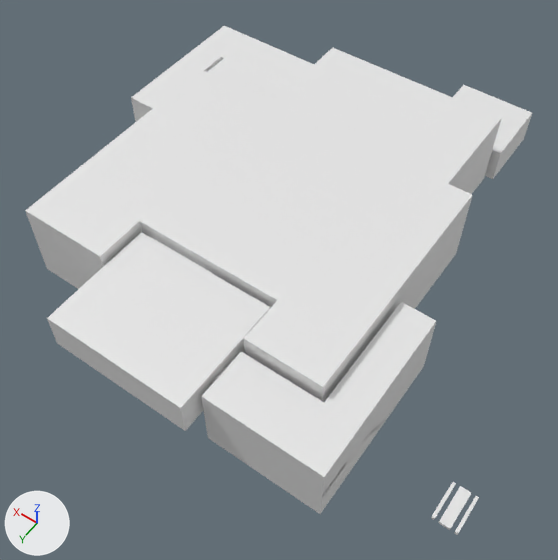
Before and after pictures for a commit that changed the FBX model Assets/Prefabs/Rooms/F0_Room1.fbx.
Both versions are drawn from a 50 mm lens placed at (-48.7, 193.8, 141.8), pointed at (15.6, 103.8, 0.5). The lights are fixed; the arrows at lower left show +X, +Y and +Z. Where no turn or scale is listed for an object, it has been applied to the vertices. Vertices at the same position are counted once.

The first picture shows 'Chamber1', 'ControlRoom', 'Cube.140', 'Cube.143', 'Hall1', 'S1.001', 'S2.001', 'sg5.001'.
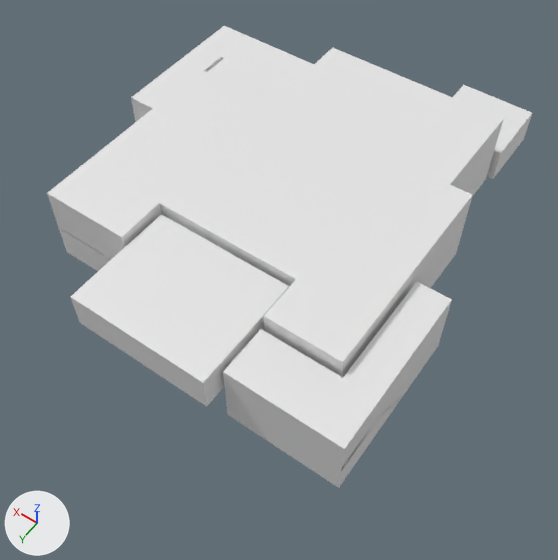
What differs and where, as boxes (x1, y1, x2, y2) in the pictures (558 x 560 px; the box of a moved part takes in the faces that stretch with it):
'Hall1', reshaped (7% shorter)
    before: (25, 48, 501, 402)
    after: (47, 48, 503, 377)
'ControlRoom', moved
    before: (47, 232, 271, 431)
    after: (71, 214, 289, 407)
'S1.001', moved
    before: (201, 302, 436, 514)
    after: (223, 282, 452, 488)
'Cube.140', deleted
    before: (431, 482, 479, 535)
'Cube.143', moved
    before: (39, 245, 91, 278)
    after: (60, 228, 111, 260)
'sg5.001', moved
    before: (322, 442, 361, 496)
    after: (347, 418, 378, 462)
part 1 of me_cube_800, moved or reshaped
    before: (25, 191, 432, 402)
    after: (47, 191, 432, 377)

The edits, one by one:
me_cube_800 has 497 vertices, 444 faces and spans x -35.9..40.5, y -44.9..42.2, z -9.9..10.1.
me_cube_800 is used by ob_hall1; location (21.7, 90.3, 9.9).
me_cube_800 part 1: all 254 vertices in x -35.9..40.3, y 18.9..42.2, z -9.9..10.1 are moved by (0.0, -6.4, 0.0).
Object 'sg5.001' (ob_sg5_001) moves from (-13.0, 135.8, 8.4) to (-13.0, 129.4, 8.4).
Object 'ControlRoom' (ob_controlroom) moves from (21.9, 135.8, 13.5) to (21.9, 129.4, 13.5).
Object 'Cube.140' (ob_cube_140) is deleted.
Object 'S1.001' (ob_s1_001) moves from (-13.5, 129.1, 8.4) to (-13.5, 122.7, 8.4).
Object 'Cube.143' (ob_cube_143) moves from (51.0, 121.5, 9.0) to (51.0, 115.1, 9.0).
